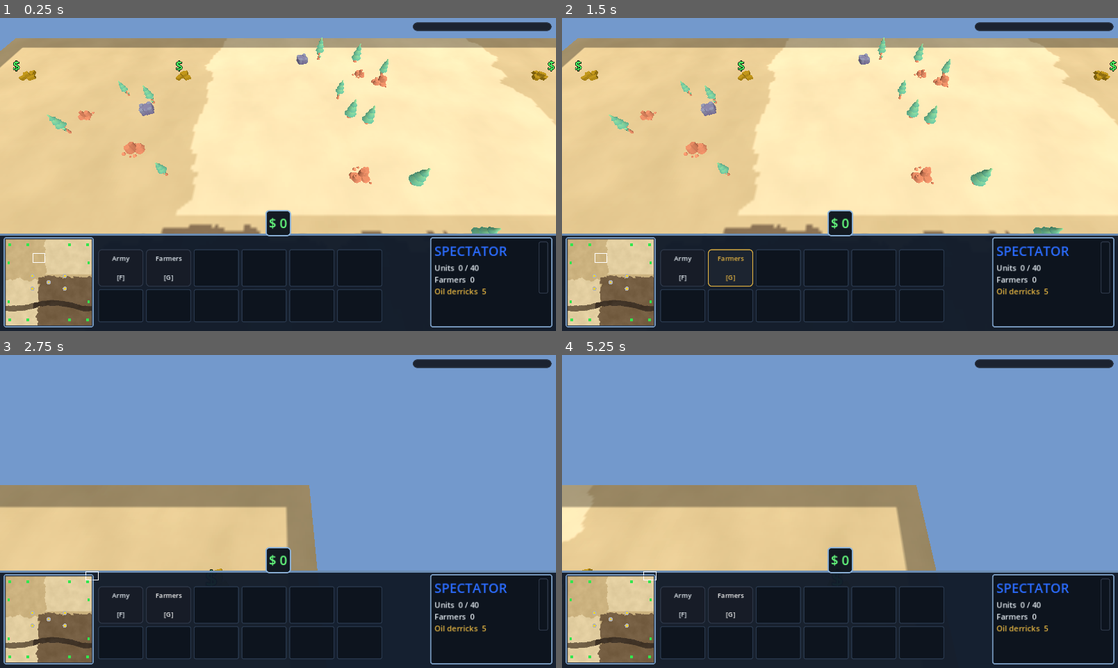
Above: before the commit, frames 1-4 (two rows, left to right).
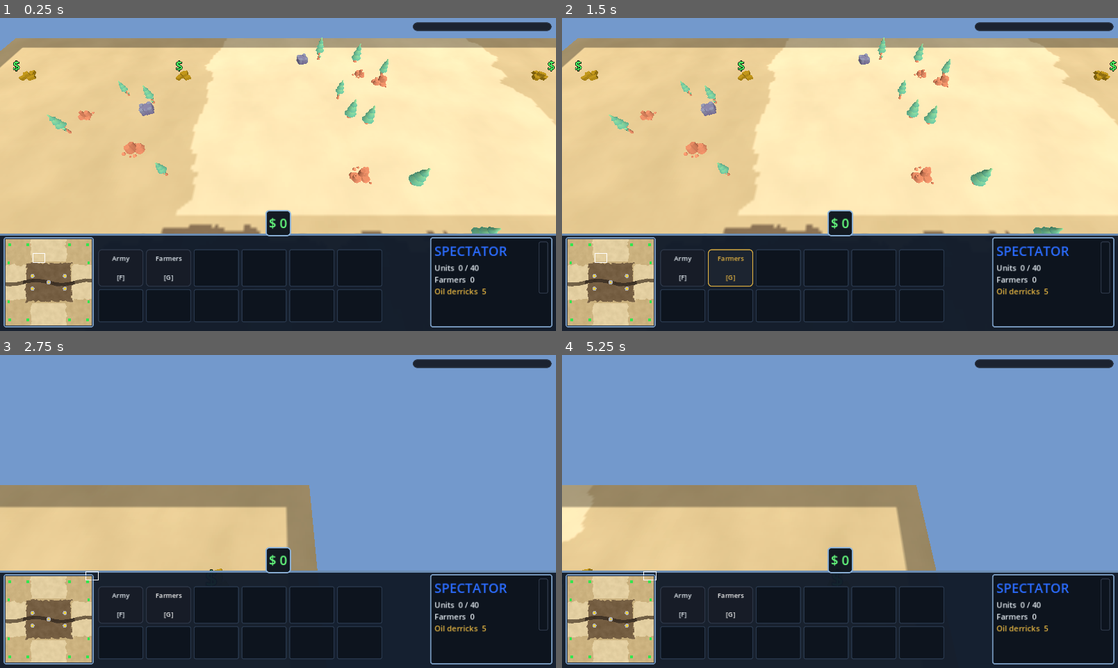
Above: after the commit, the same moments.

Repository: freeb5d/ironfront
Game: Godot game, scene res://scenes/game.tscn
The game is run twice, just before and just after one commit, with the same random seed, the same clock (stepped at 60 frames per second) and the same inputs. This scene is started directly instead of the project's main scene.
Inputs (mouse positions are in pixels of both pictures, inside the frame that each line leads up to):
- Up to frame 1 (0.25 s): no input
- Up to frame 2 (1.5 s): click "Army [F]" at 0.5 s; click "Farmers [G]" at 1.25 s
- Up to frame 3 (2.75 s): tap Enter at 2 s; drag from (50, 617) to (333, 442) at 2.02 s
- Up to frame 4 (5.25 s): tap Space at 2.75, 4.25 s; drag from (728, 527) to (812, 574) at 2.77 s; tap Enter at 3.5, 5 s; move the mouse to (895, 442) at 3.52 s; hold D 3.53-4.25 s; tap F at 3.6 s; drag from (812, 574) to (673, 464) at 4.27 s; move the mouse to (1006, 558) at 5.02 s; hold A from 5.03 s (still down); tap G at 5.1 s

The runs differ from the first frame. In frame 1, 2.8% of the frame differs, in the area x 1-17%, y 70-99%; in frame 2, 2.8%; in frame 3, 2.8%; in frame 4, 2.8%.
Error in both runs: Out of bounds get index '0' (on base: 'Array') (res://scripts/sim.gd:65)

Commit message:
Fix minimap background alignment

Diff:
--- a/scripts/minimap.gd
+++ b/scripts/minimap.gd
@@ -19,7 +19,10 @@
 
 func _draw() -> void:
 	if bg != null:
-		draw_texture_rect_region(bg, Rect2(Vector2.ZERO, size), Rect2(8, 8, 240, 240))
+		# the ground texture covers -160..160, the playable map is -150..150
+		var tw: float = float(bg.get_width())
+		var margin: float = tw * 10.0 / 320.0
+		draw_texture_rect_region(bg, Rect2(Vector2.ZERO, size), Rect2(margin, margin, tw - 2.0 * margin, tw - 2.0 * margin))
 	else:
 		draw_rect(Rect2(Vector2.ZERO, size), Color(0.09, 0.15, 0.1))
 	if game != null:
